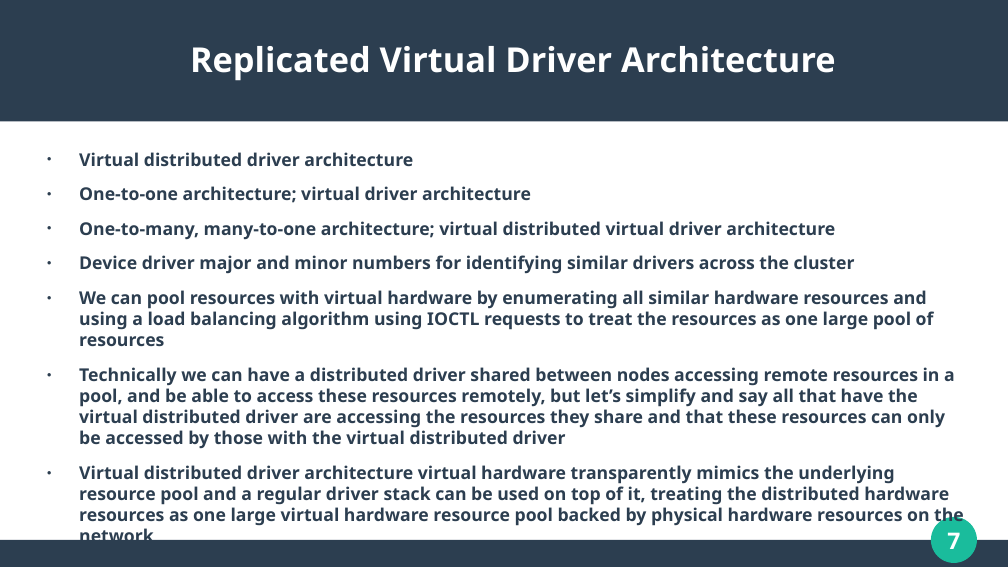
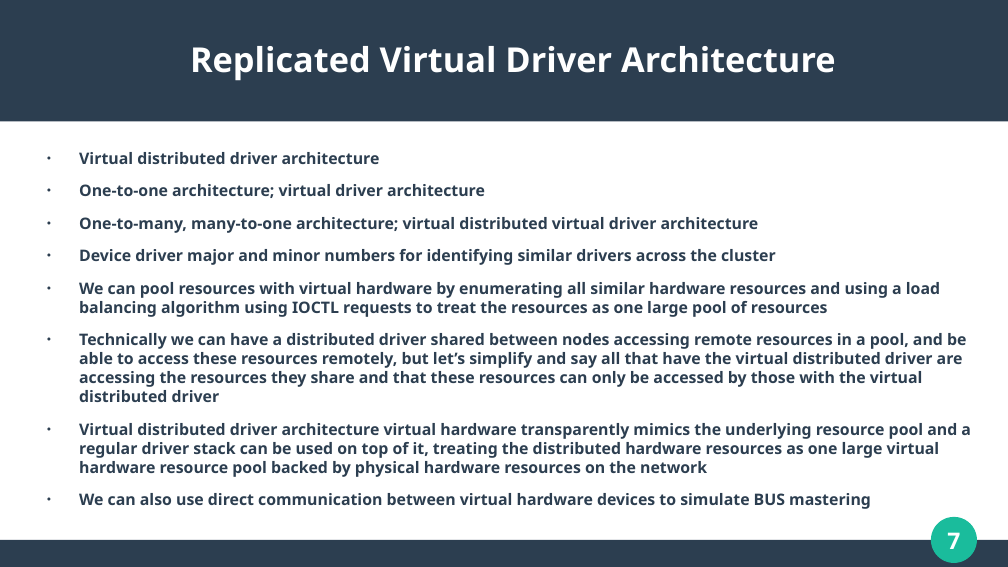
Before and after one commit to WaveArch/Wave, a slide deck: slide 7 of Replicated.pptx. Drawn at 1008x567 pixels with LibreOffice and Linux fonts; fonts in the diff are those of the drawing. Boxes give left, top, right and bottom in pixels: in the first picture for what was removed or moved away, otherwise in the second. Text is boxed around its words. In the diff, an @@ line names an element or a change of style, - is before the commit and + after.

Commit message:
Updated PowerPoint

```diff
--- a/Replicated.pptx
+++ b/Replicated.pptx
@@ text at (79, 152, 971, 477): size 13.9 to 12.5 pt @@
@@ text at (79, 493, 871, 509): paragraph added @@
+● We can also use direct communication between virtual hardware devices to simulate BUS mastering
```
